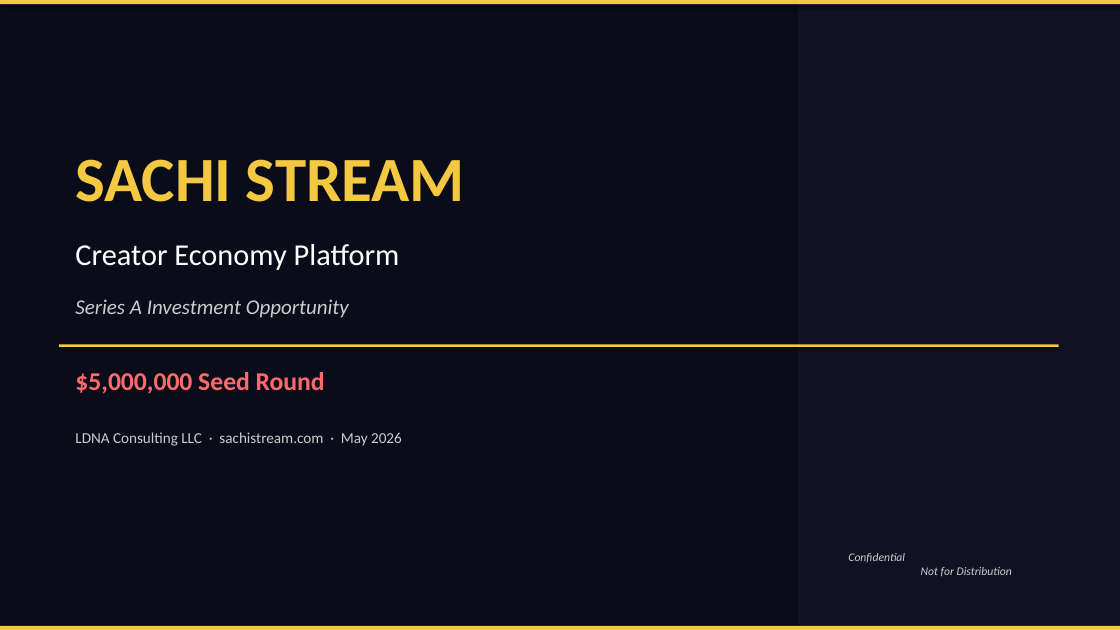
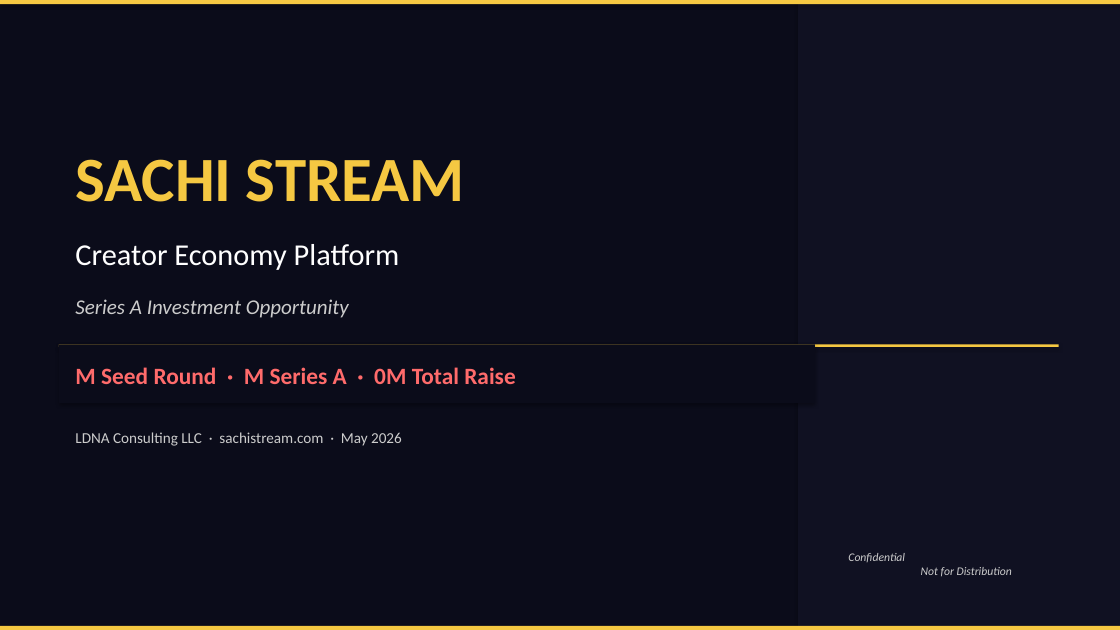
Before and after one commit to djaygnz27/athavid-android, a slide deck: slide 1 of Sachi_Stream_Investor_Deck_Seed_Round_May2026.pptx. Drawn at 1120x630 pixels with LibreOffice and Linux fonts; fonts in the diff are those of the drawing. Boxes give left, top, right and bottom in pixels: in the first picture for what was removed or moved away, otherwise in the second. Text is boxed around its words. In the diff, an @@ line names an element or a change of style, - is before the commit and + after.

```diff
--- a/Sachi_Stream_Investor_Deck_Seed_Round_May2026.pptx
+++ b/Sachi_Stream_Investor_Deck_Seed_Round_May2026.pptx
@@ rectangle added at (59, 344, 815, 403), fill #0B0C1A @@
@@ text added at (75, 367, 515, 384), 20 pt, text #FF6B6B, bold @@
+M Seed Round · M Series A · 0M Total Raise
```
Also in this commit, not shown: 1 other slide changed, 1 other file.
